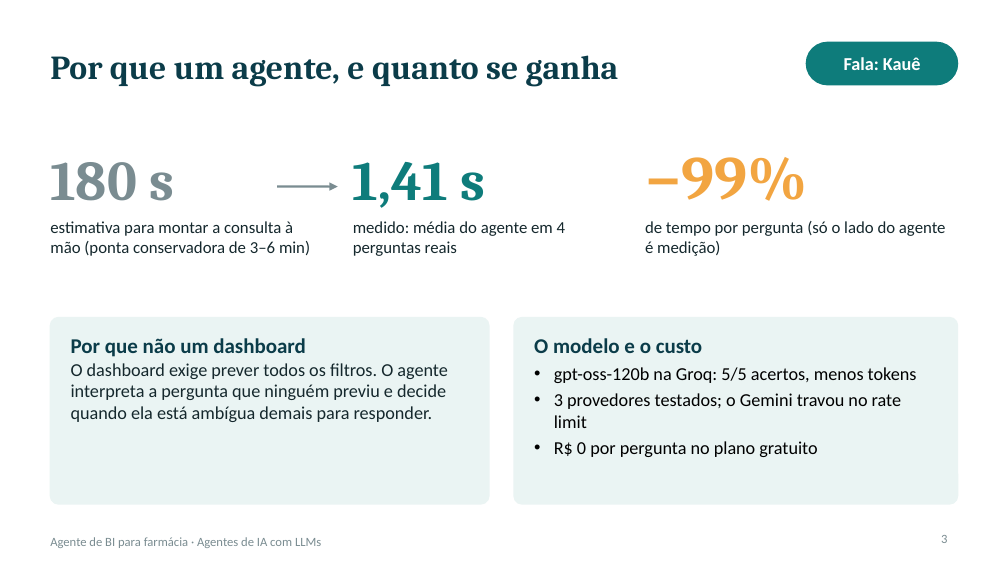
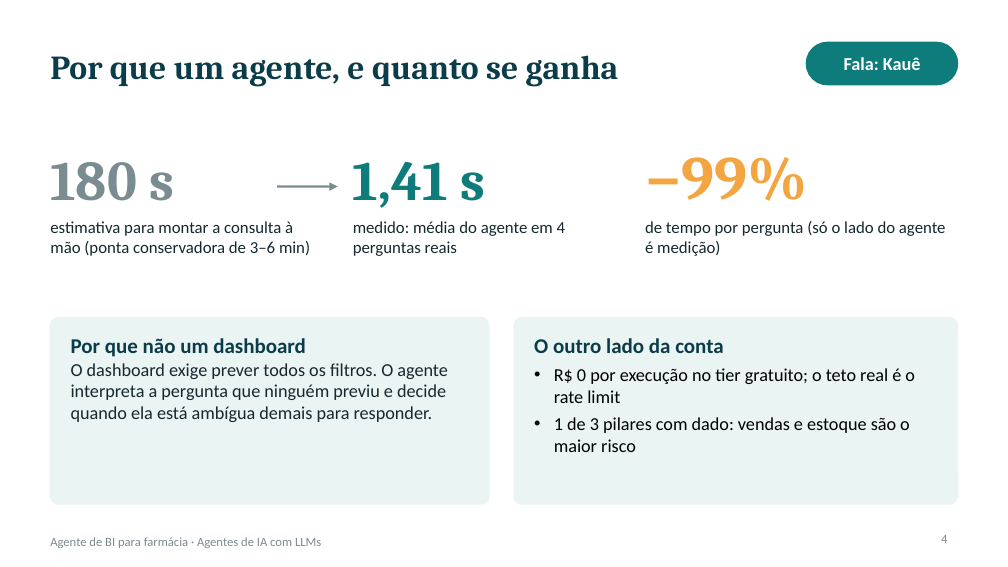
Before and after one commit to Kaue2/senac-agentes-llm-lkfc, a slide deck: slide 4 of apresentacao/apresentacao-agente-bi-farmacia.pptx (slide 3 before the commit). Drawn at 1008x567 pixels with LibreOffice and Linux fonts; fonts in the diff are those of the drawing. Boxes give left, top, right and bottom in pixels: in the first picture for what was removed or moved away, otherwise in the second. Text is boxed around its words. In the diff, an @@ line names an element or a change of style, - is before the commit and + after.

Commit message:
docs: volta à apresentação original de 18 slides, com um slide da demo (pergunta real do Ozempic)

```diff
--- a/apresentacao/apresentacao-agente-bi-farmacia.pptx
+++ b/apresentacao/apresentacao-agente-bi-farmacia.pptx
@@ text at box(534, 338, 915, 452): text changed @@
-O modelo e o custo
-• gpt-oss-120b na Groq: 5/5 acertos, menos tokens
-• 3 provedores testados; o Gemini travou no rate limit
-• R$ 0 por pergunta no plano gratuito
+O outro lado da conta
+• R$ 0 por execução no tier gratuito; o teto real é o rate limit
+• 1 de 3 pilares com dado: vendas e estoque são o maior risco
@@ page number at box(941, 535, 947, 543): text changed @@
-3
+4
```
Also in this commit, not shown: 7 other slides changed, 10 slides added, 4 slides removed, 5 other files.
